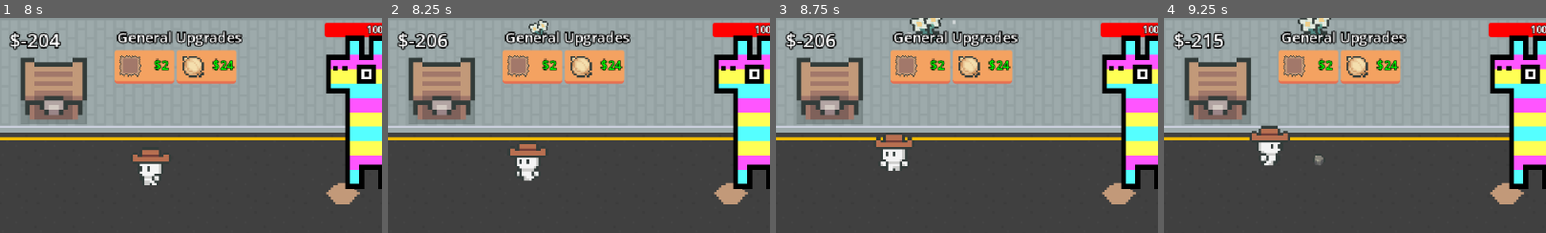
Above: before the commit, frames 1-4 (left to right).
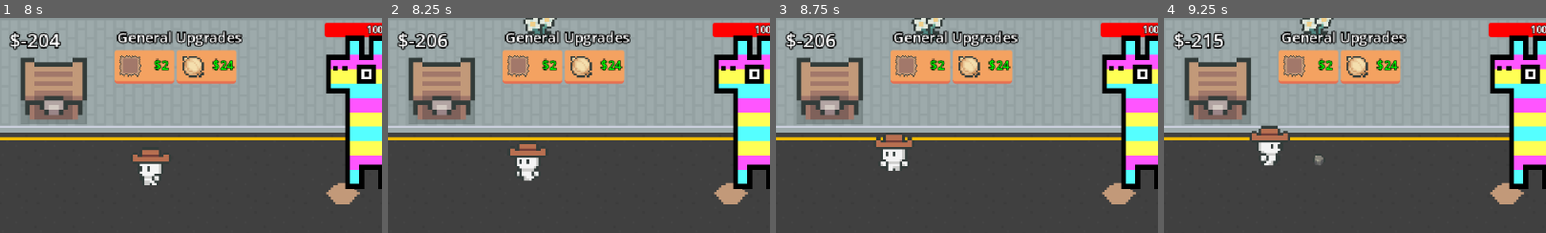
Above: after the commit, the same moments.

Repository: eric-marsh/farminata
Game: Godot game, scene res://scene/scene_switcher.tscn
Same seed, same stepped clock (60 frames per second), same inputs: the game is played once before the commit and once after it. Sound files missing from this copy of the repository are replaced by a short silence.
Inputs:
- Up to frame 1 (8 s): click "New Game" at 0.5 s; click "$2" at 1.25 s; click "$24" at 2 s; click "$24" at 2.75 s; click "$24" at 3.5 s; click "$10" at 4.25 s; click "$10" at 5 s; click "$20" at 5.75 s; click "$20" at 6.5 s; click "$20" at 7.25 s
- Up to frame 2 (8.25 s): click "$2" at 8 s
- Up to frame 3 (8.75 s): no input
- Up to frame 4 (9.25 s): click "$24" at 8.75 s
The pictures show only the part of the screen within x 0-50%, y 0-50%; the shares and areas given below are measured in that part.

Frame 1 is identical in both runs. In frame 2, 0.5% of the frame differs, in the area x 35-45%, y 0-11%; in frame 3, 0.3%; in frame 4, 0.3%.
Error before the commit: Invalid access to property or key 'START_WITH_ALL_CROPS_UNLOCKED' on a base object of type 'Node (debug.gd)'. (res://script/main.gd:66)
Error after the commit: Invalid access to property or key 'SWAY_RAND_DIR' on a base object of type 'Node (debug.gd)'. (res://flower.gd:8)

Commit message:
allow for random swaying

Diff:
--- a/flower.gd
+++ b/flower.gd
@@ -5,6 +5,11 @@
 var should_sway: bool = false
 
 func _ready() -> void:
+	if Debug.SWAY_RAND_DIR:
+		skew_dir = Util.rnd_sign() * skew_dir
+	if Debug.SWAY_RAND_START:
+		current_skew = Util.rng.randf_range(-0.15, 0.15)
+
 	$GroundSprite.visible = is_flower
 	$AnimationPlayer.play("popup_flower")
 	Util.quick_timer(self, 0.2, func(): Util.create_explosion_particle(global_position - Vector2(0,8), Color(Color.WHITE, 0.5), 6, 1.0))
@@ -14,5 +19,15 @@
 		animate_breeze()
 
 func animate_breeze():
-	flower_sprite.skew = Util.get_breeze_skew()
+	update_breeze()
+	flower_sprite.skew = current_skew
 	#flower_sprite.offset.x = tan(flower_sprite.skew)
+
+
+var current_skew: float = 0.0
+var skew_dir: float = 0.001
+
+func update_breeze():
+	if abs(current_skew) > 0.15:
+		skew_dir *= -1
+	current_skew += skew_dir
--- a/script/plot.gd
+++ b/script/plot.gd
@@ -26,6 +26,11 @@
 	grass.flip_h = Util.random_chance(0.5)
 	dirt.flip_h = Util.random_chance(0.5)
 	plant.flip_h = Util.random_chance(0.5)
+
+	if Debug.SWAY_RAND_DIR:
+		skew_dir = Util.rnd_sign() * skew_dir
+	if Debug.SWAY_RAND_START:
+		current_skew = Util.rng.randf_range(-0.15, 0.15)
 
 func _process(delta: float) -> void:
 	if !is_growing:
@@ -39,8 +44,17 @@
 		grass.offset = Vector2(0, -8) + (grass.scale * Vector2(0, 1))
 
 
+var current_skew: float = 0.0
+var skew_dir: float = 0.001
+
+func update_breeze():
+	if abs(current_skew) > 0.15:
+		skew_dir *= -1
+	current_skew += skew_dir
+
 func animate_breeze():
-	$Plant.skew = Util.get_breeze_skew()
+	update_breeze()
+	$Plant.skew = current_skew
 	$Plant.offset.x = tan($Plant.skew) * 8
 
 
